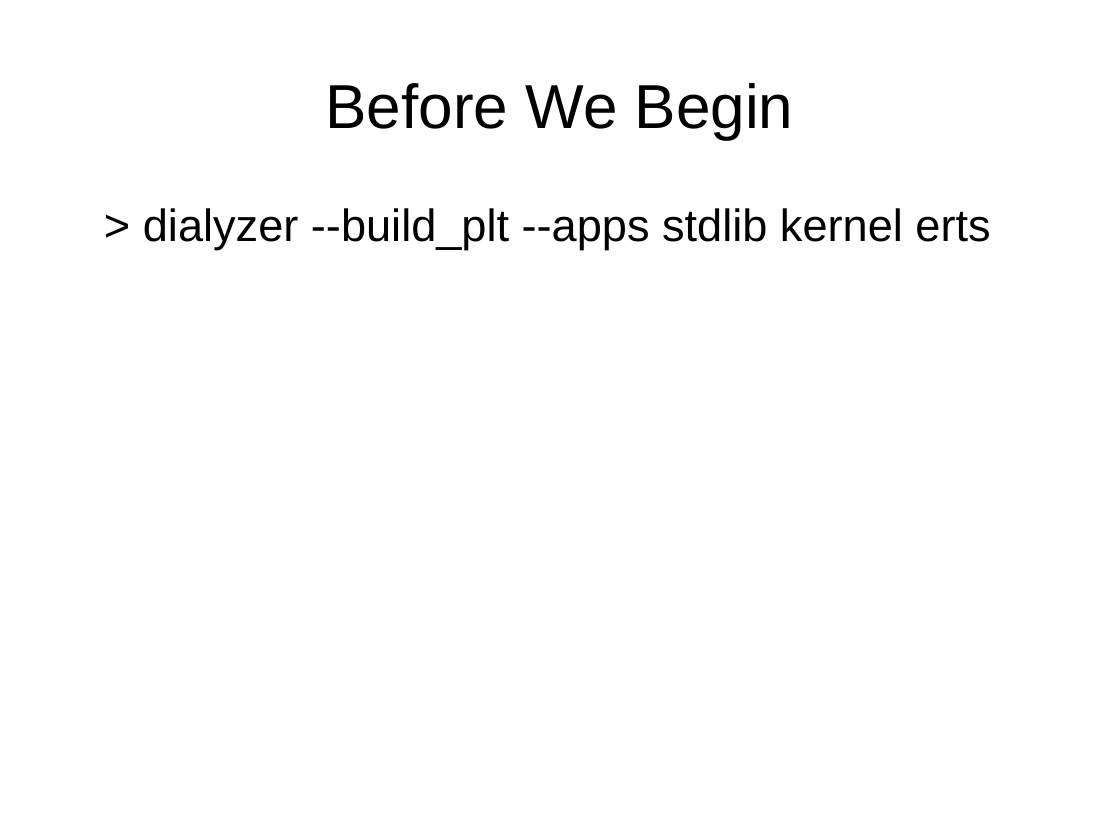
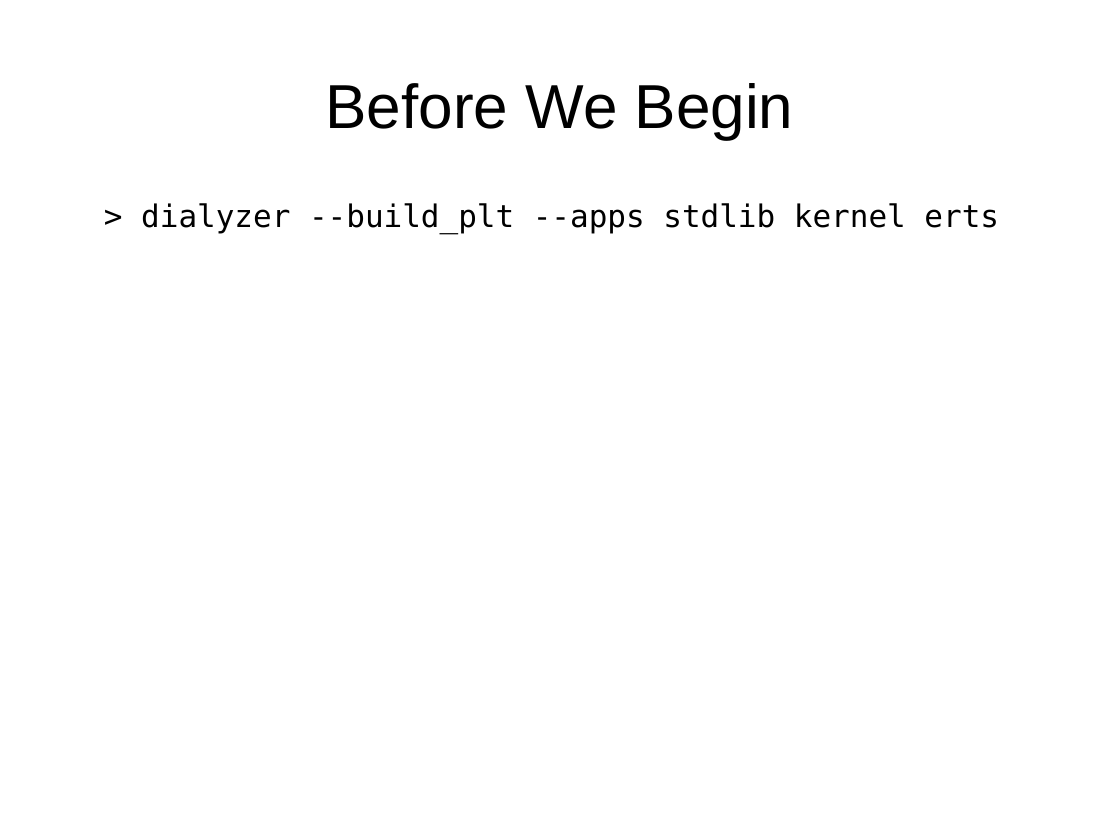
Before and after one commit to bernardd/OTPworkshop, a slide deck: slide 2 of Slides.odp. Drawn at 1120x840 pixels with LibreOffice and Linux fonts; fonts in the diff are those of the drawing. Boxes give left, top, right and bottom in pixels: in the first picture for what was removed or moved away, otherwise in the second. Text is boxed around its words. In the diff, an @@ line names an element or a change of style, - is before the commit and + after.

```diff
--- a/Slides.odp
+++ b/Slides.odp
@@ text "> dialyzer --build_plt --apps stdlib ..." at (141, 203, 999, 234): size 32 to 22 pt, font Arial to DejaVu Sans Mono @@
```
Also in this commit, not shown: 6 other slides changed, 1 slide added, 1 slide removed, 7 other files.
